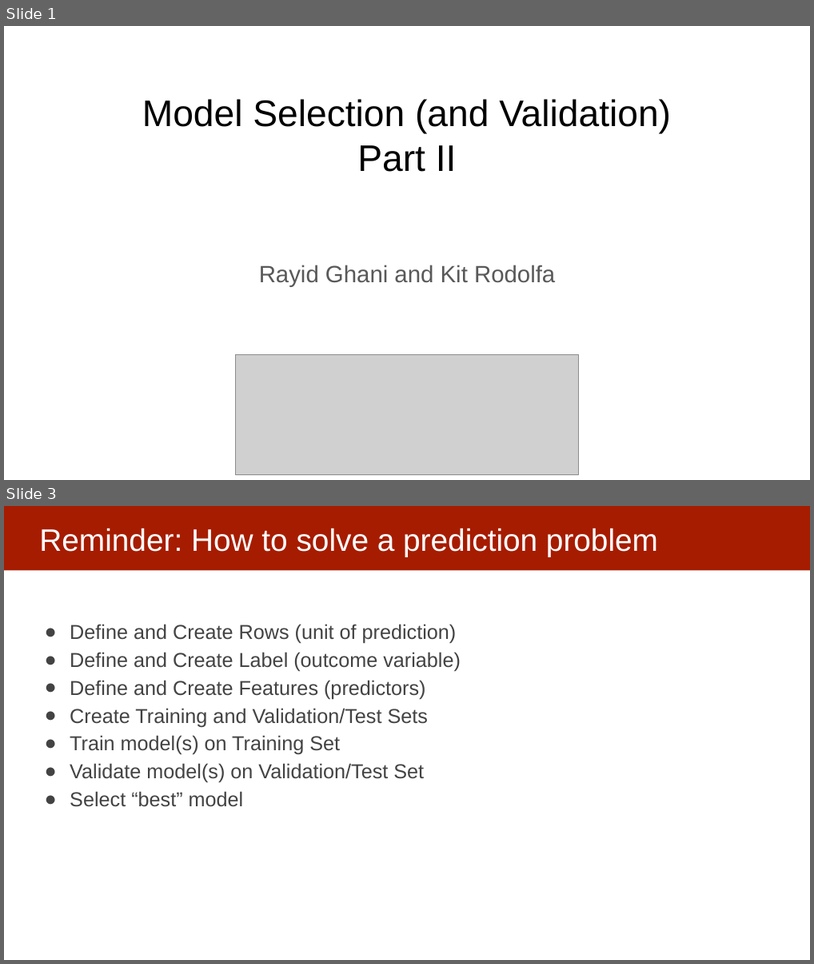
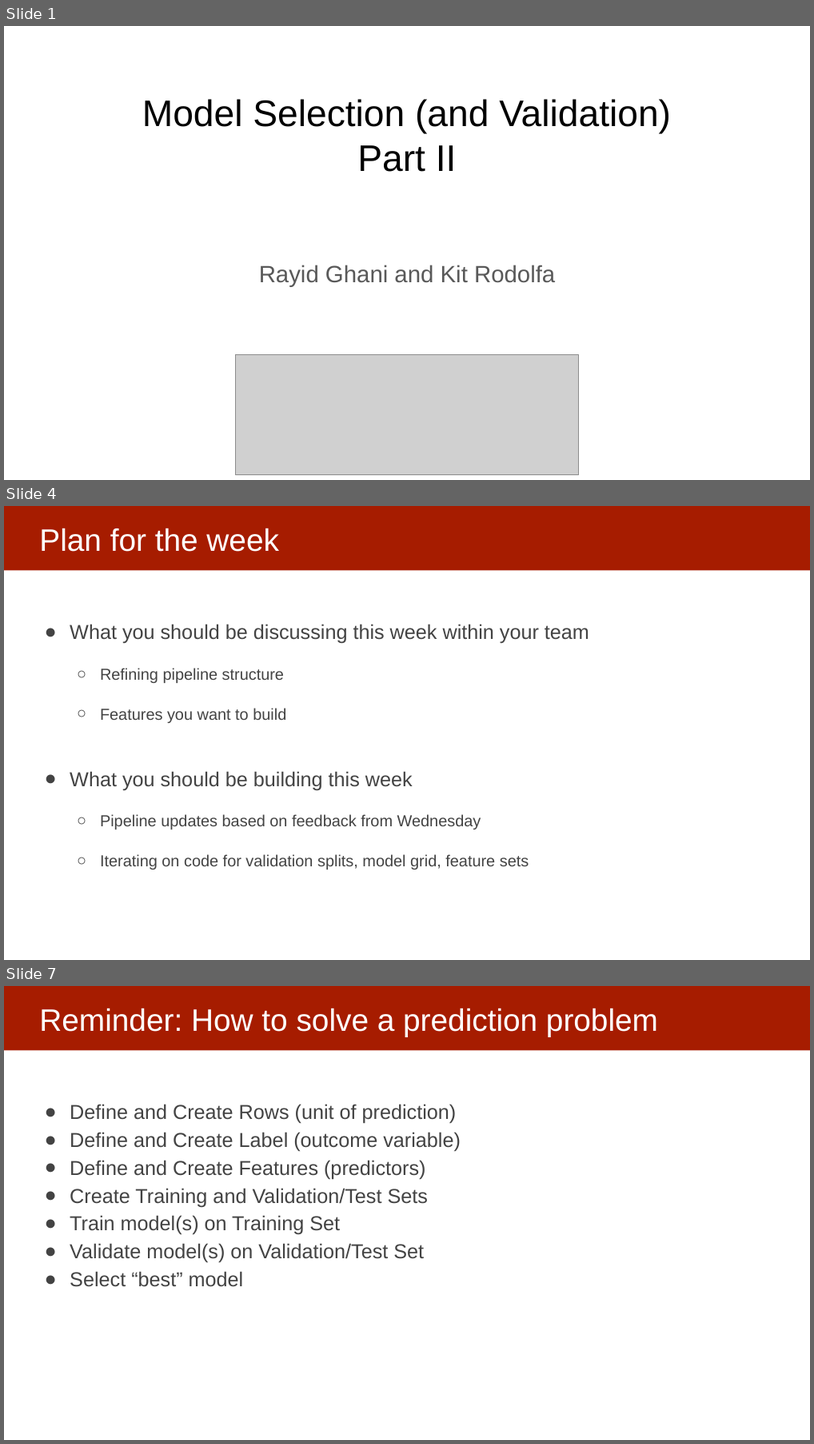
Before and after one commit to dssg/mlforpublicpolicylab, a slide deck: 07 - Performance and Evaluation Pt 2/Model Selection and Validation - Part II.pptx. Shown one above the other, each under a label of ours: slides 1 and 3 before the commit, slides 1, 4 and 7 after it; the slides between them are not shown. The pictures are 814x964 and 814x1444 pixels, drawn with LibreOffice and Linux fonts; fonts in the diff are those of the drawing; grey boxes stand for pictures. Boxes give left, top, right and bottom in pixels: in the first picture for what was removed or moved away, otherwise in the second. Text is boxed around its words. In the diff, an @@ line names an element or a change of style, - is before the commit and + after.

Commit message:
updating validation II slides

```diff
--- a/07 - Performance and Evaluation Pt 2/Model Selection and Validation - Part II.pptx
+++ b/07 - Performance and Evaluation Pt 2/Model Selection and Validation - Part II.pptx
@@ slide 4 added at bbox=[4, 506, 810, 960], background #FFFFFF; not listed: 1 template element that a slide beside it also shows @@
@@ title added at bbox=[39, 528, 279, 552], 37 pt, text #FFFFFF @@
+Plan for the week
@@ text added at bbox=[70, 624, 590, 869], 19 pt, text #434343 @@
+● What you should be discussing this week within your team
+  ○ Refining pipeline structure
+  ○ Features you want to build
+● What you should be building this week
+  ○ Pipeline updates based on feedback from Wednesday
+  ○ Iterating on code for validation splits, model grid, feature sets
@@ what was slide 3 is now slide 7 @@
```
Also in this commit, not shown: 16 slides changed, 5 other slides added, 2 slides removed.
